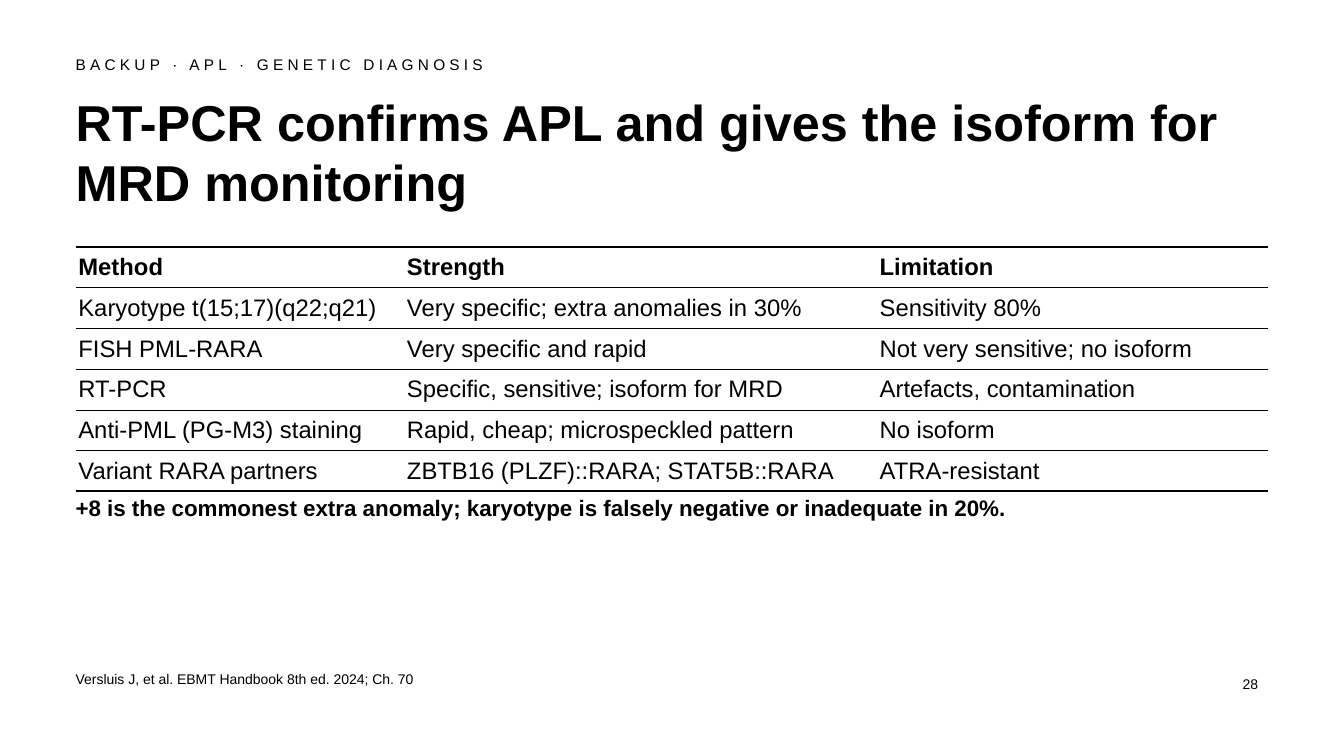
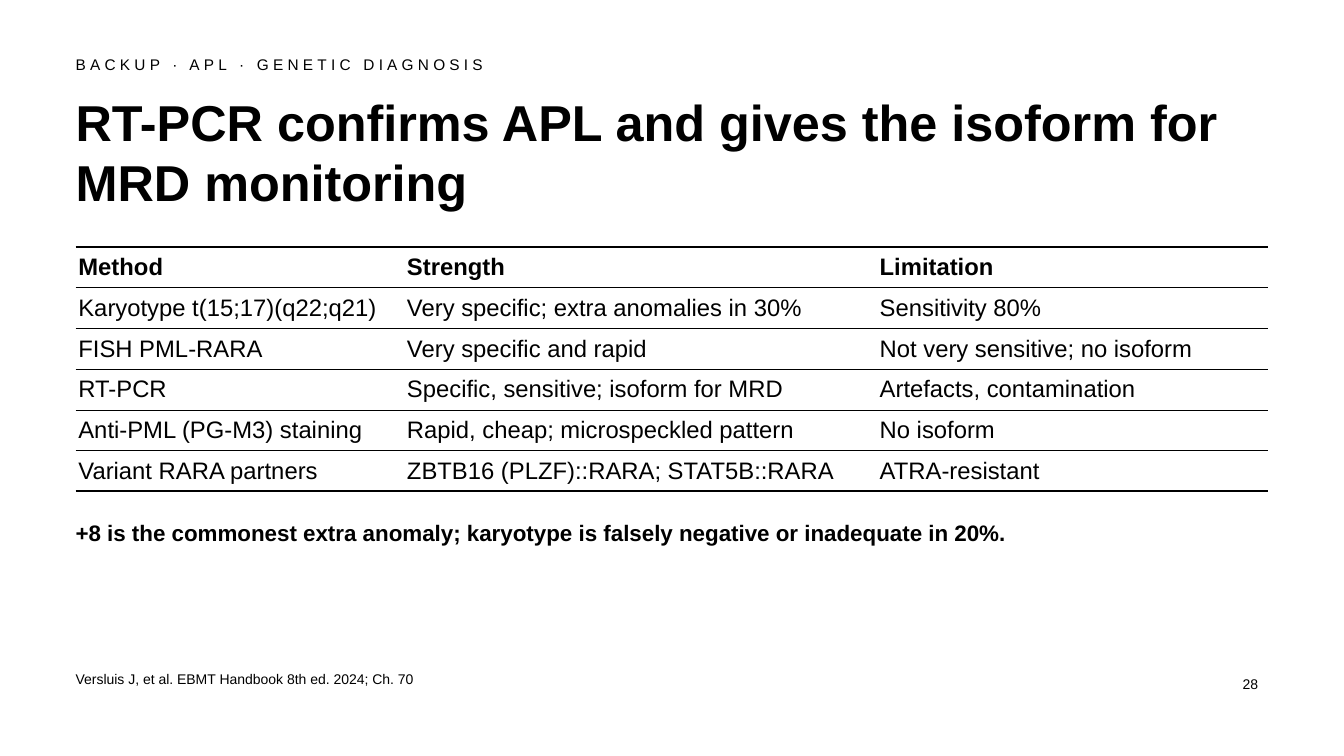
Before and after one commit to htlin222/ebmt-handbook-skill, a slide deck: slide 28 of slides/decks/s21-aml.pptx. Drawn at 1344x756 pixels with LibreOffice and Linux fonts; fonts in the diff are those of the drawing. Boxes give left, top, right and bottom in pixels: in the first picture for what was removed or moved away, otherwise in the second. Text is boxed around its words. In the diff, an @@ line names an element or a change of style, - is before the commit and + after.

```diff
--- a/slides/decks/s21-aml.pptx
+++ b/slides/decks/s21-aml.pptx
@@ text "+8 is the commonest extra ...": place and size @@
-text "+8 is the commonest extra ..." at (76,499,1005,521)
+text "+8 is the commonest extra ..." at (76,524,1005,546)
```
Also in this commit, not shown: 2 other slides changed, 3 other files.
